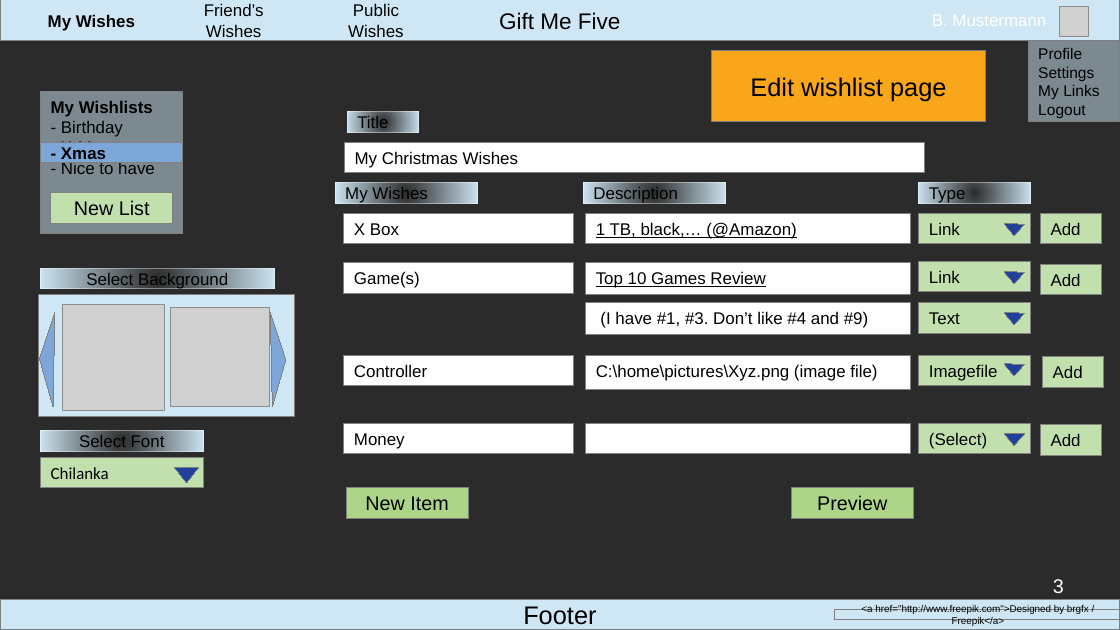
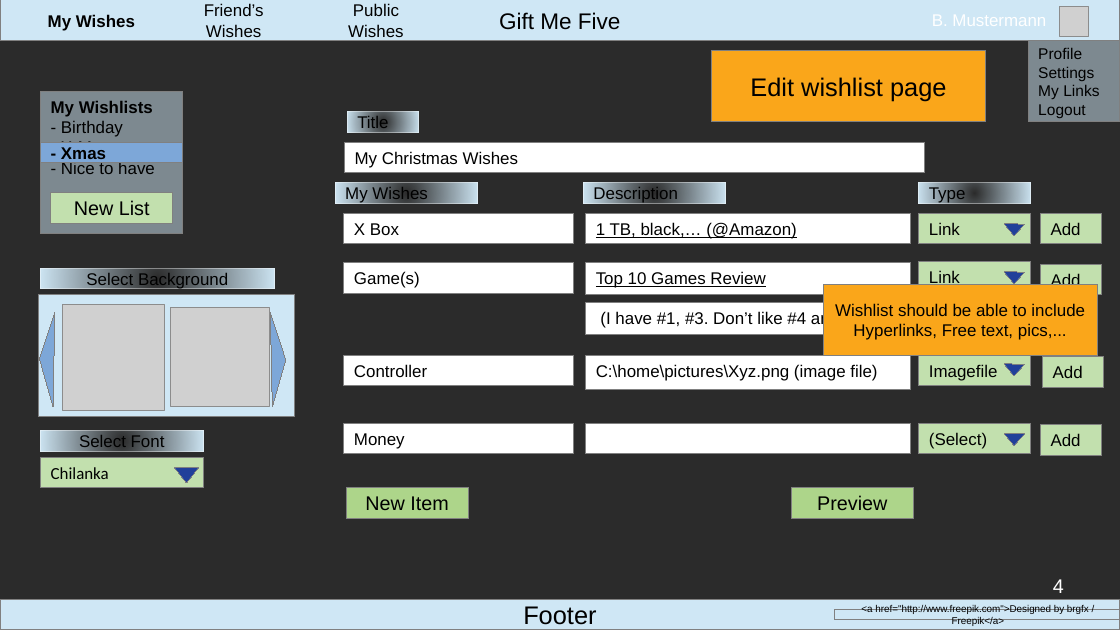
Before and after one commit to WCS-Java-Training-Bonn-2019/gift-me-five, a slide deck: slide 4 of files/mock_up.odp (slide 3 before the commit). Drawn at 1120x630 pixels with LibreOffice and Linux fonts; fonts in the diff are those of the drawing; grey boxes stand for pictures; background and template pictures are left out; a plain dark background stands for a picture behind light text. Boxes give left, top, right and bottom in pixels: in the first picture for what was removed or moved away, otherwise in the second. Text is boxed around its words. In the diff, an @@ line names an element or a change of style, - is before the commit and + after.

```diff
--- a/files/mock_up.odp
+++ b/files/mock_up.odp
@@ rectangle added at [823, 285, 1098, 356], fill #FAA61A, outline #808080 0 pt, 12 pt, text #000000 @@
+Wishlist should be able to include Hyperlinks, Free text, pics,...
@@ rectangle removed at [919, 303, 1031, 333] @@
-Text
@@ triangle removed at [1004, 313, 1025, 324] @@
@@ page number at [1053, 579, 1064, 593]: text changed @@
-3
+4
```
Also in this commit, not shown: 2 other slides changed, 1 slide added, 2 other files.
